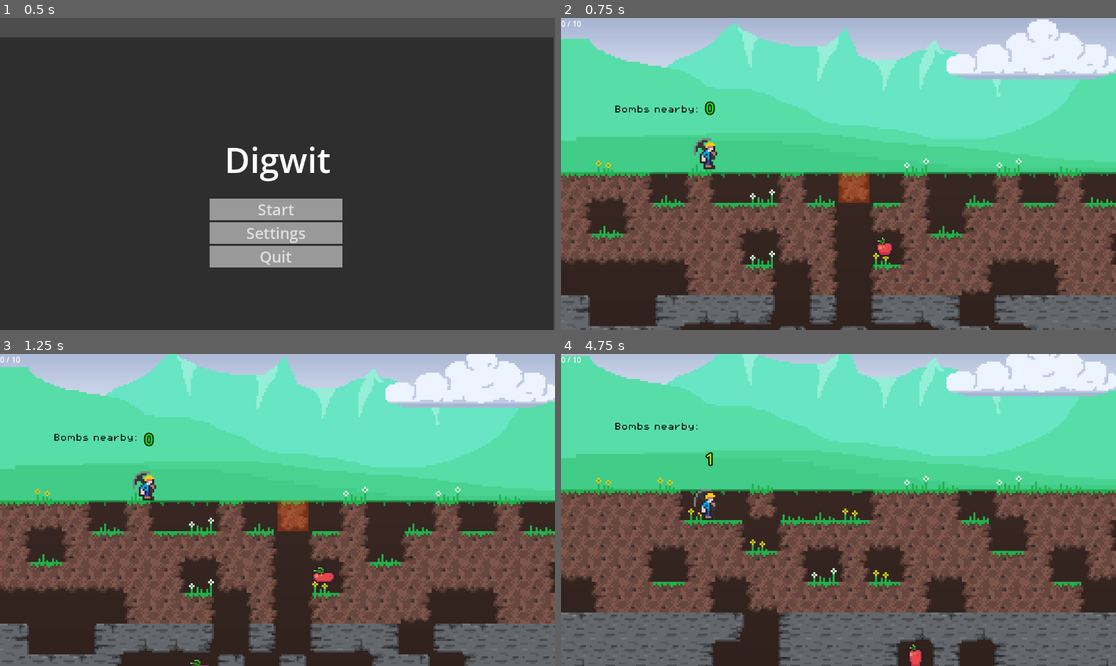
Above: before the commit, frames 1-4 (two rows, left to right).
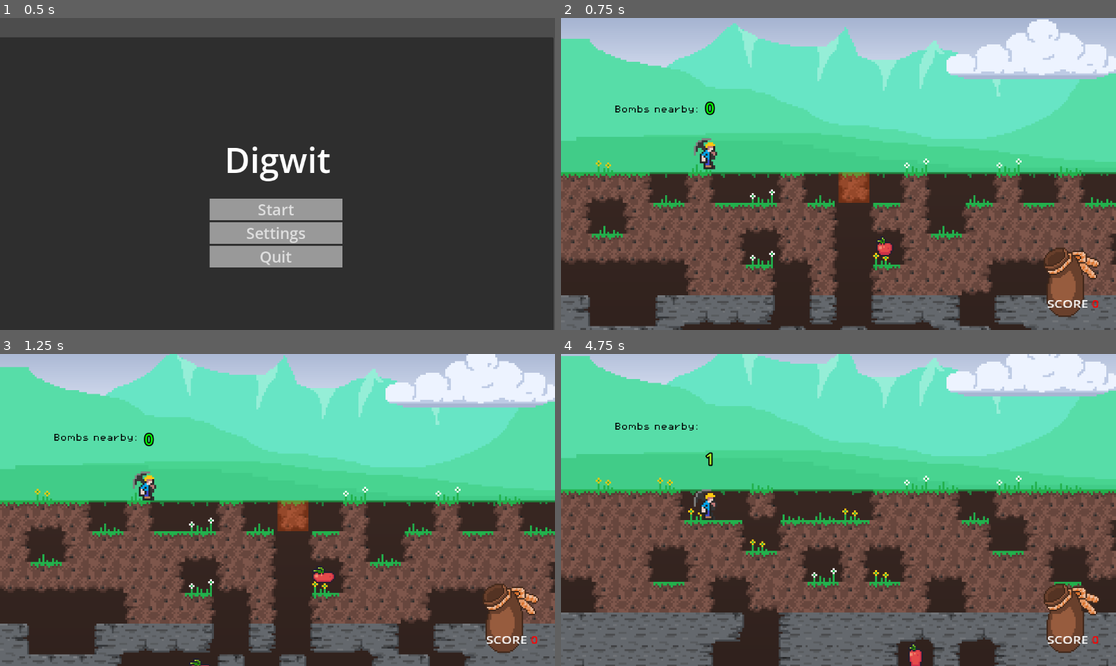
Above: after the commit, the same moments.

Repository: d-v-b/ld58
Game: Godot game, scene res://scenes/main_menu.tscn
Same seed, same stepped clock (60 frames per second), same inputs: the game is played once before the commit and once after it.
Inputs (mouse positions are in pixels of both pictures, inside the frame that each line leads up to):
- Up to frame 1 (0.5 s): no input
- Up to frame 2 (0.75 s): click "Start" at 0.5 s
- Up to frame 3 (1.25 s): no input
- Up to frame 4 (4.75 s): move the mouse to (577, 363) at 1.27 s; hold D (move_right) 1.28-2 s; tap X (action_die) at 1.35, 3.6 s; tap Space (action_jump) at 1.52, 3.02 s; click "Play again" at 2 s; move the mouse to (727, 525) at 2.77 s; hold D (move_right) 2.78-3.53 s; tap F (action_mine) at 2.85 s; move the mouse to (894, 441) at 3.52 s; hold A (move_left) 3.53-4.25 s; click "Play again" at 4.25 s

Frame 1 is identical in both runs. In frame 2, 1.3% of the frame differs, in the area x 0-98%, y 0-96%; in frame 3, 1.4%; in frame 4, 1.4%, in the area x 0-97%, y 0-96%.

Commit message:
added a bag!

Diff:
--- a/Collector/scenes/hud.tscn
+++ b/Collector/scenes/hud.tscn
@@ -1,6 +1,8 @@
-[gd_scene load_steps=2 format=3 uid="uid://bgh183yp2hi7y"]
+[gd_scene load_steps=4 format=3 uid="uid://bgh183yp2hi7y"]
 
 [ext_resource type="Script" uid="uid://cue6l7ikic8h2" path="res://scripts/score.gd" id="1_ahhtf"]
+[ext_resource type="Texture2D" uid="uid://d4j6gx1bemhte" path="res://assets/coin_bag/background.png" id="2_5ysmq"]
+[ext_resource type="Texture2D" uid="uid://c3x8ivc55v4b4" path="res://assets/coin_bag/size-1.png" id="3_6fi6k"]
 
 [node name="HUD" type="CanvasLayer"]
 
@@ -14,9 +16,25 @@
 mouse_filter = 2
 
 [node name="Score" type="RichTextLabel" parent="Control"]
+z_index = 4
 layout_mode = 0
-offset_right = 74.0
-offset_bottom = 41.0
+offset_left = 1009.0
+offset_top = 578.0
+offset_right = 1083.0
+offset_bottom = 619.0
+scale = Vector2(1.6897413, 1.3436196)
 bbcode_enabled = true
 text = "score"
 script = ExtResource("1_ahhtf")
+
+[node name="Sprite2D" type="Sprite2D" parent="Control"]
+z_index = 1
+position = Vector2(1023, 546)
+scale = Vector2(3, 3)
+texture = ExtResource("2_5ysmq")
+
+[node name="Sprite2D2" type="Sprite2D" parent="Control"]
+z_index = 3
+position = Vector2(1023, 546)
+scale = Vector2(3, 3)
+texture = ExtResource("3_6fi6k")
--- a/Collector/scripts/gold_particle.gd
+++ b/Collector/scripts/gold_particle.gd
@@ -20,10 +20,10 @@
 	end_pos = _end_pos
 
 func _ready() -> void:
-	size = Vector2(10, 10) * randf()
+	size = Vector2(5, 5) * (randf() + 0.5)
 	starting_velocity = Vector2(randi_range(-500, 500), randi_range(-500, 500))
 	position = start_pos
-	z_index = 1
+	z_index = 2
 
 func _physics_process(delta: float) -> void:
 	age += delta
@@ -31,6 +31,10 @@
 	var to_bag = end_pos - position
 	var total_dist = (end_pos - start_pos).length()
 	var current_dist = to_bag.length()
+
+	var distance_to_end = (end_pos - position).length()
+	if (distance_to_end < 30):
+		queue_free()
 
 	# progress (0 at start, 1 at end)
 	var t = clamp(1.0 - (current_dist / total_dist), 0.0, 1.0)
--- a/Collector/scripts/score.gd
+++ b/Collector/scripts/score.gd
@@ -1,6 +1,6 @@
 extends RichTextLabel
 
 func _process(delta):
-	#text = "SCORE [color=red]%d[/color]" % get_node("/root/Main").score
+	text = "SCORE [color=red]%d[/color]" % get_node("/root/Main").score
 	var main = get_node("/root/Main")
-	text = str(main.diamonds_collected, " / ", main.diamonds)
+	#text = str(main.diamonds_collected, " / ", main.diamonds)
--- a/Collector/scripts/world_cell.gd
+++ b/Collector/scripts/world_cell.gd
@@ -64,8 +64,7 @@
 
 
 	var hud = tile_map.get_node("../HUD")
-	var end_pos = tile_map.get_viewport_rect().size * 0.9
-	print(tile_map.get_canvas_transform().origin + world_position)
+	var end_pos = Vector2(tile_map.get_viewport_rect().size.x * 0.9, tile_map.get_viewport_rect().size.y * 0.78)
 
 	for i in score:
 		var color = Color(0.824, 0.658, 0.385, 1.0)
Binary file added: Collector/assets/coin_bag/background.png
Not shown, added: Collector/assets/coin_bag/background.png.import
Binary file added: Collector/assets/coin_bag/size-1.png
Not shown, added: Collector/assets/coin_bag/size-1.png.import
